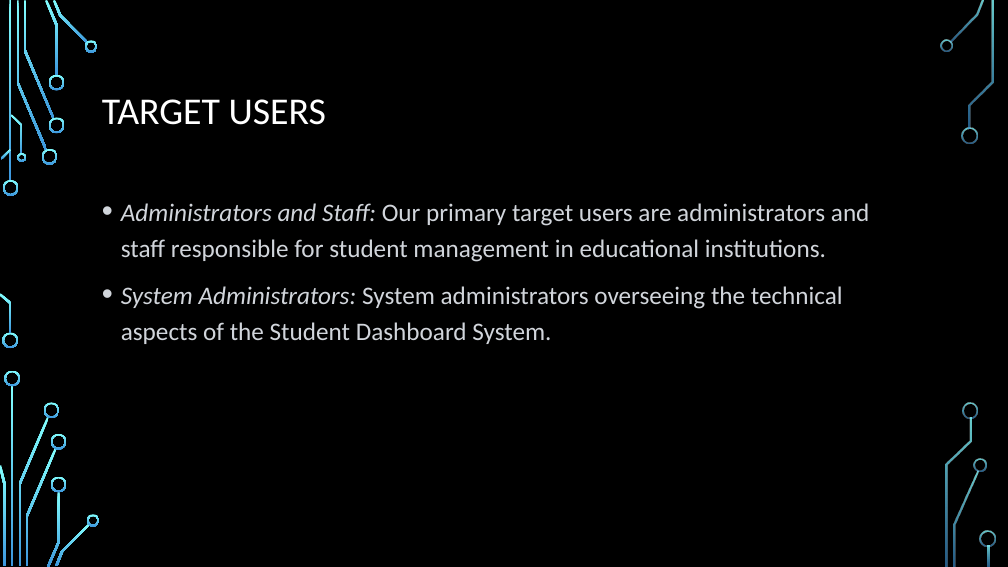
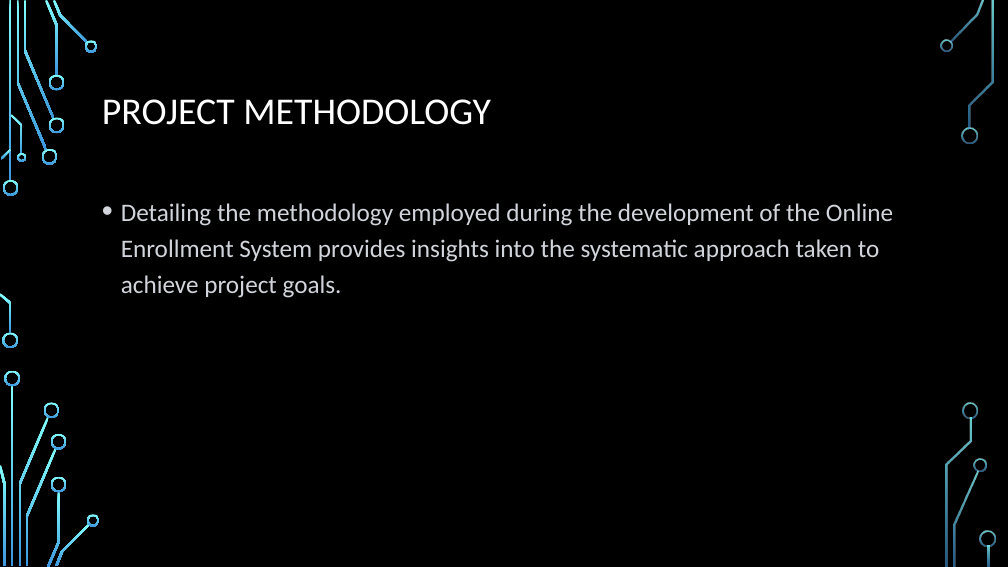
Before and after one commit to Elcavz/Major-Project-2-FrontEnd, a slide deck: slide 5 of PROJECT PROPOSAL.pptx. Drawn at 1008x567 pixels with LibreOffice and Linux fonts; fonts in the diff are those of the drawing; background and template pictures are left out. Boxes give left, top, right and bottom in pixels: in the first picture for what was removed or moved away, otherwise in the second. Text is boxed around its words. In the diff, an @@ line names an element or a change of style, - is before the commit and + after.

```diff
--- a/PROJECT PROPOSAL.pptx
+++ b/PROJECT PROPOSAL.pptx
@@ title at box(102, 99, 491, 125): text changed @@
-TARGET USERS
+PROJECT METHODOLOGY
@@ text at box(121, 203, 893, 298): text changed @@
-• Administrators and Staff: Our primary target users are administrators and staff responsible for student management in educational institutions.
-• System Administrators: System administrators overseeing the technical aspects of the Student Dashboard System.
+• Detailing the methodology employed during the development of the Online Enrollment System provides insights into the systematic approach taken to achieve project goals.
```
Also in this commit, not shown: 3 other slides changed, 2 slides added, 4 slides removed, 11 other files.
